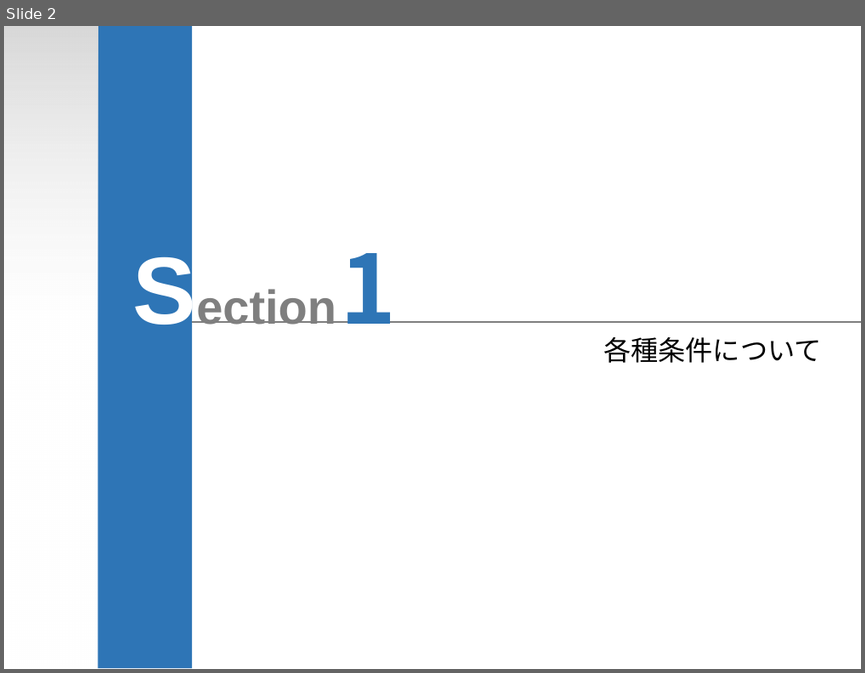
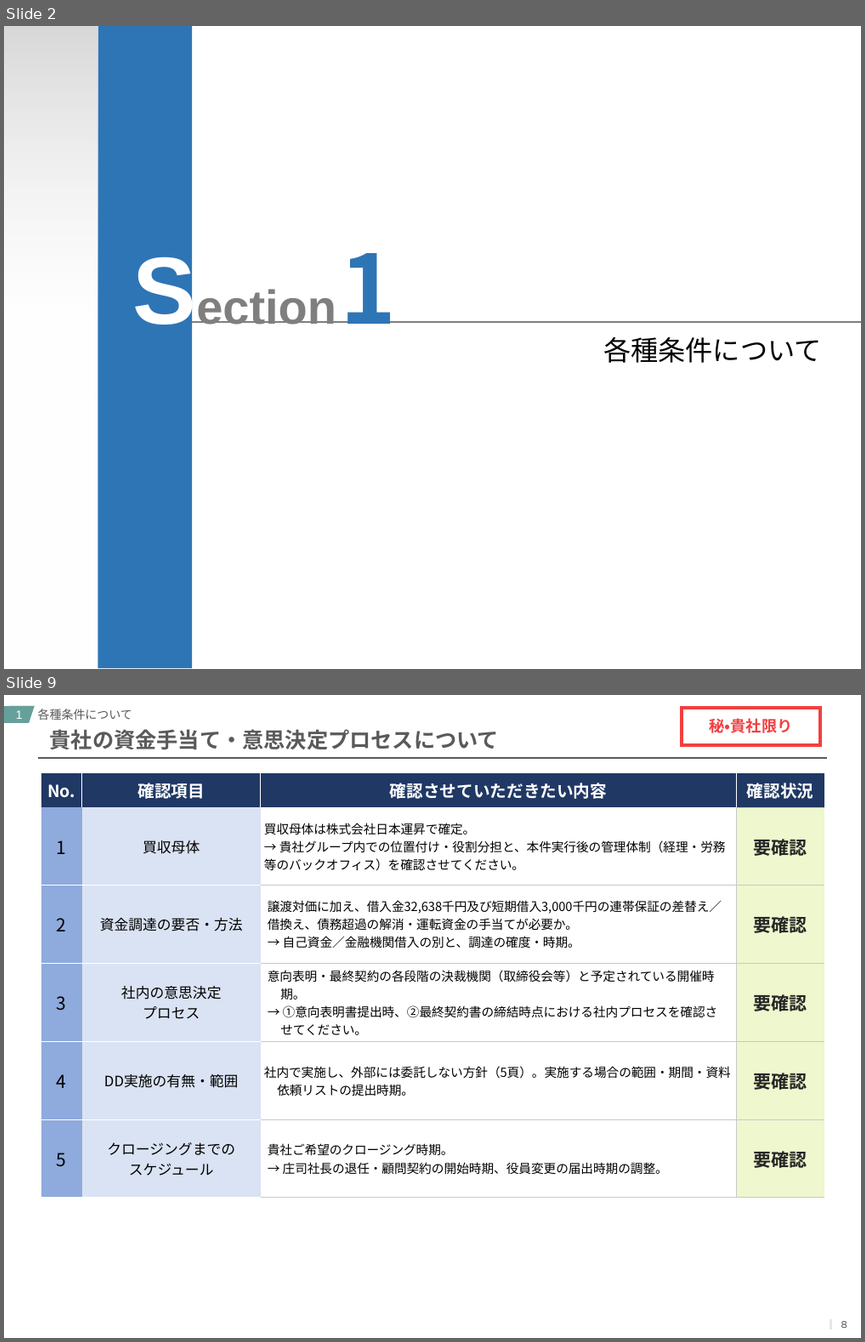
Before and after one commit to keisuketagaito/github-1st, a slide deck: 株式会社高塚商事/高塚商事_今後のスケジュールと論点整理.pptx. Shown one above the other, each under a label of ours: slide 2 before the commit, slides 2 and 9 after it; the slides between them are not shown. The pictures are 865x673 and 865x1342 pixels, drawn with LibreOffice and Linux fonts; fonts in the diff are those of the drawing; background and template pictures are left out. Boxes give left, top, right and bottom in pixels: in the first picture for what was removed or moved away, otherwise in the second. Text is boxed around its words. In the diff, an @@ line names an element or a change of style, - is before the commit and + after.

```diff
--- a/株式会社高塚商事/高塚商事_今後のスケジュールと論点整理.pptx
+++ b/株式会社高塚商事/高塚商事_今後のスケジュールと論点整理.pptx
@@ slide 9 added at (x1=4, y1=695, x2=861, y2=1338), background #FFFFFF @@
@@ parallelogram added at (x1=4, y1=706, x2=28, y2=723), fill #66A09A @@
@@ parallelogram added at (x1=4, y1=706, x2=34, y2=723), fill #66A09A @@
@@ parallelogram added at (x1=4, y1=706, x2=34, y2=723), fill #66A09A, 10 pt, text #FFFFFF @@
+1
@@ text added at (x1=38, y1=709, x2=132, y2=720), 10 pt, text #5A5A5A @@
+各種条件について
@@ rectangle added at (x1=681, y1=708, x2=820, y2=745), fill #FFFFFF, outline #F14040 3 pt, 13 pt, text #F14040, bold @@
+秘・貴社限り
@@ title added at (x1=50, y1=729, x2=499, y2=750), 18 pt, text #5A5A5A, bold @@
+貴社の資金手当て・意思決定プロセスについて
@@ line added from (37, 758) to (828, 758), #5A5A5A 1 pt @@
@@ table added at (x1=41, y1=774, x2=824, y2=1201), 6 rows, 4 columns @@
+No. | 確認項目 | 確認させていただきたい内容 | 確認状況
+1 | 買収母体 | 買収母体は株式会社日本運昇で確定。 / → 貴社グループ内での位置付け・役割分担と、本件実行後の管理体制（経理・労務等のバックオフィス）を確認させてください。 | 要確認
+2 | 資金調達の要否・方法 | 譲渡対価に加え、借入金32,638千円及び短期借入3,000千円の連帯保証の差替え／借換え、債務超過の解消・運転資金の手当てが必要か。 / → 自己資金／金融機関借入の別と、調達の確度・時期。 | 要確認
+3 | 社内の意思決定 / プロセス | 意向表明・最終契約の各段階の決裁機関（取締役会等）と予定されている開催時期。 / → ①意向表明書提出時、②最終契約書の締結時点における社内プロセスを確認させてください。 | 要確認
+4 | DD実施の有無・範囲 | 社内で実施し、外部には委託しない方針（5頁）。実施する場合の範囲・期間・資料依頼リストの提出時期。 | 要確認
+5 | クロージングまでの / スケジュール | 貴社ご希望のクロージング時期。 / → 庄司社長の退任・顧問契約の開始時期、役員変更の届出時期の調整。 | 要確認
@@ line added from (831, 1319) to (831, 1329), #E7E6E6 2 pt @@
@@ page number added at (x1=840, y1=1321, x2=847, y2=1327), 9 pt, text #5A5A5A @@
+8
```
Also in this commit, not shown: 6 slides changed, 2 other slides added, 1 slide removed, 2 other files.
